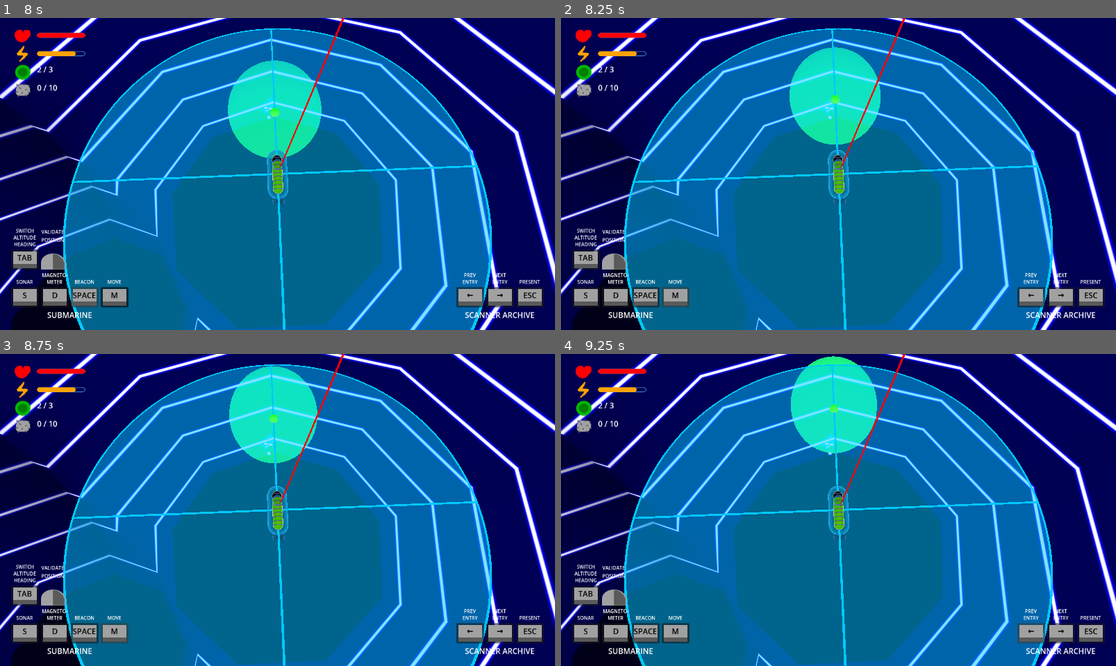
Above: before the commit, frames 1-4 (two rows, left to right).
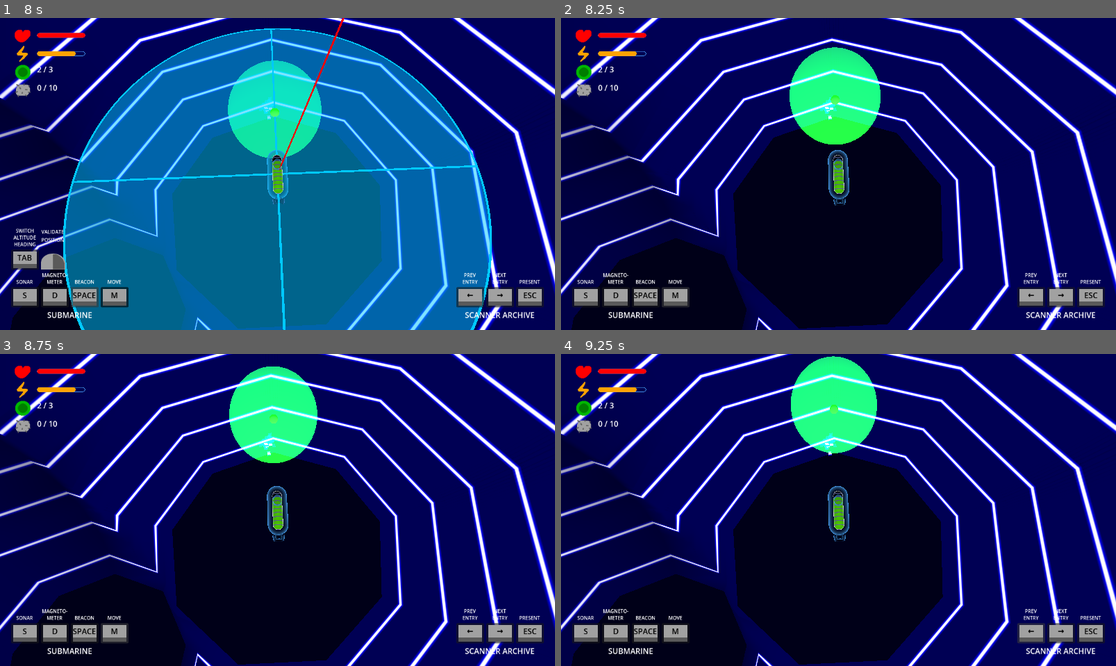
Above: after the commit, the same moments.

Repository: squirrelsoftcompany/LD57
Game: Godot game, scene res://Scenes/test_scene.tscn
The game is run twice, just before and just after one commit, with the same random seed, the same clock (stepped at 60 frames per second) and the same inputs.
Inputs (mouse positions are in pixels of both pictures, inside the frame that each line leads up to):
- Up to frame 1 (8 s): tap Enter at 0.5 s; drag from (61, 71) to (333, 105) at 0.52 s; drag from (61, 89) to (249, 236) at 1.27 s; move the mouse to (333, 105) at 2.02 s; hold M (mi_toggle) 2.03-2.75 s; click (333, 105) at 2.17 s; click "TAB" at 2.75 s; click "S" at 3.5 s; click "TAB" at 4.25 s; click "TAB" at 5 s; click "D" at 5.75 s; click "SPACE" at 6.5 s; click "SPACE" at 7.25 s
- Up to frame 2 (8.25 s): click "M" at 8 s
- Up to frame 3 (8.75 s): no input
- Up to frame 4 (9.25 s): click "←" at 8.75 s

Frame 1 is identical in both runs. In frame 2, 62% of the frame differs, in the area x 2-89%, y 0-100%; in frame 3, 62%; in frame 4, 62%.

Commit message:
fix move button

Diff:
--- a/Scripts/player.gd
+++ b/Scripts/player.gd
@@ -26,14 +26,11 @@
 	GlobalArchive.add_timepoint(position, rotation)
 	GlobalEventHolder.connect("player_navigate_archive", _on_player_navigate_archive)
 	GlobalEventHolder.connect("player_quit_navigating_archive", _on_player_quit_navigating_archive)
+	GlobalEventHolder.connect("ask_move", _toggle_selecting_movement)
 
 
 func _input(event: InputEvent) -> void:
 	if !GlobalEventHolder.CanMove(): return
-
-	if event is InputEventKey:
-		if event.is_action_pressed("mi_toggle", false, true):
-			_toggle_selecting_movement()
 
 	if event is InputEventMouseButton:
 		if event.button_index == MOUSE_BUTTON_RIGHT and _selecting_movement:
